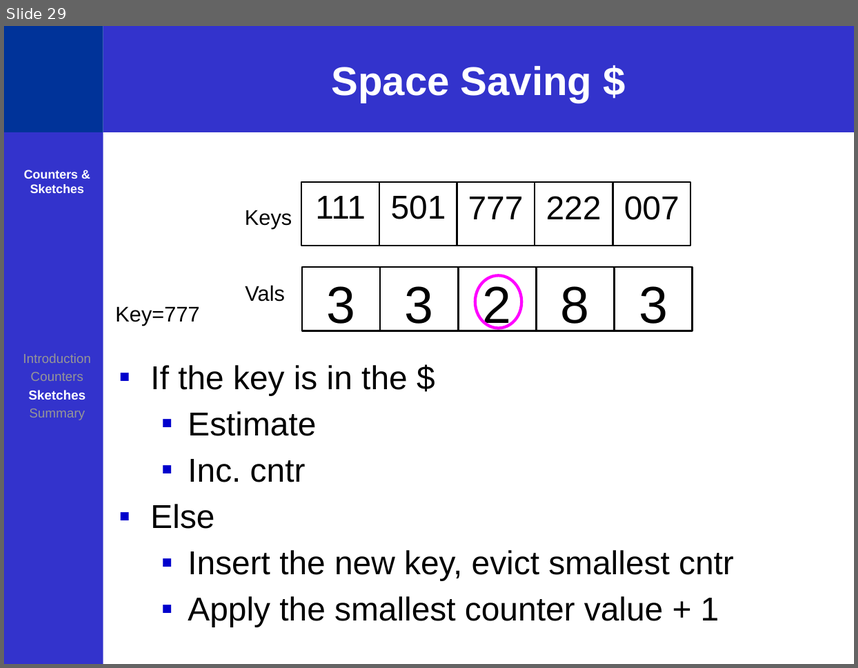
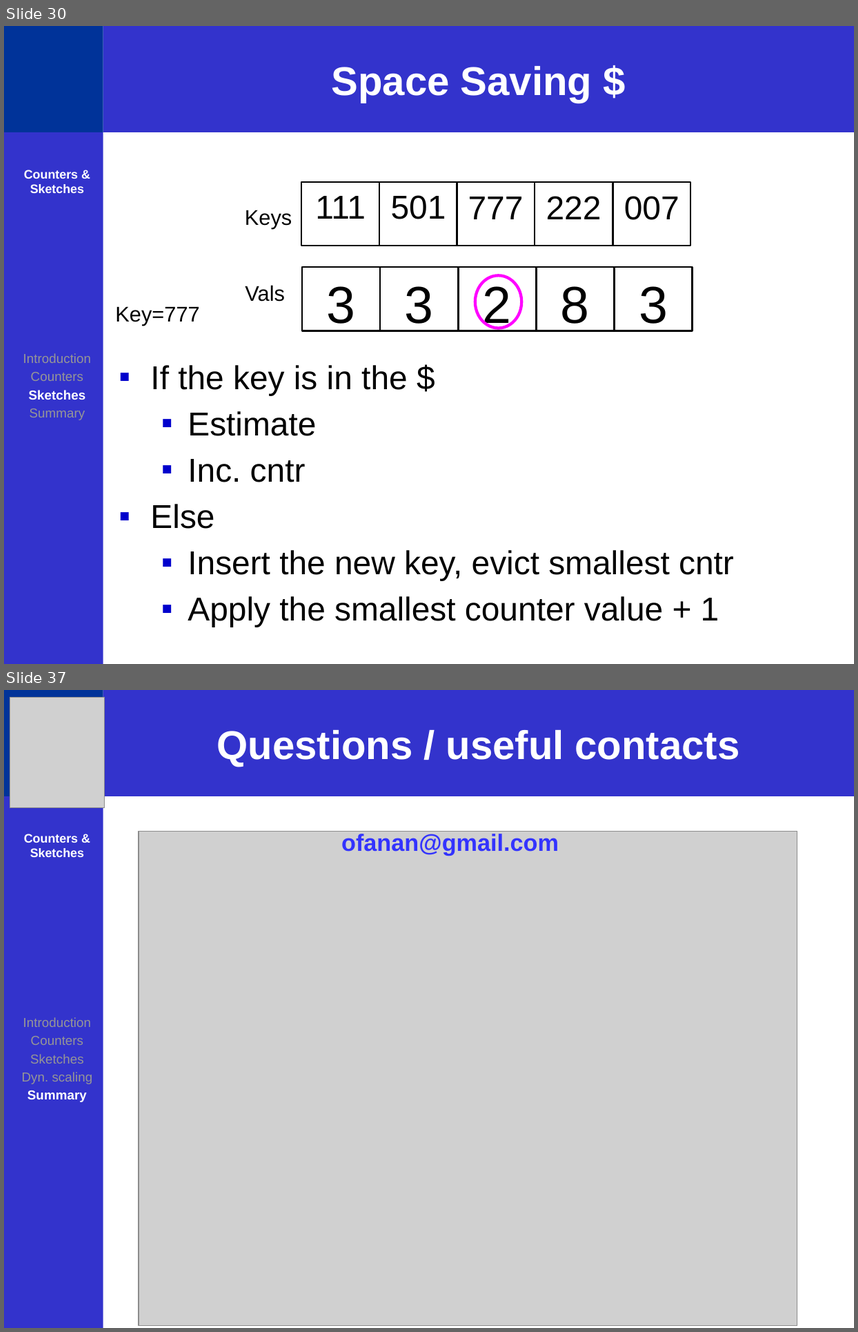
Before and after one commit to ofanan/Sketches, a slide deck: Cntrs seminar NextSilicon.pptx. Shown one above the other, each under a label of ours: slide 29 before the commit, slides 30 and 37 after it; the slides between them are not shown. The pictures are 858x668 and 858x1332 pixels, drawn with LibreOffice and Linux fonts; fonts in the diff are those of the drawing; grey boxes stand for pictures. Boxes give left, top, right and bottom in pixels: in the first picture for what was removed or moved away, otherwise in the second. Text is boxed around its words. In the diff, an @@ line names an element or a change of style, - is before the commit and + after.

```diff
--- a/Cntrs seminar NextSilicon.pptx
+++ b/Cntrs seminar NextSilicon.pptx
@@ slide 37 added at (4,690,854,1328), background #FFFFFF; not listed: 1 template element that a slide beside it also shows @@
@@ rectangle added at (4,690,103,796), fill #003399 @@
@@ picture added at (10,697,104,807) @@
@@ title added at (103,690,854,796), fill #3333CC, 34 pt, text #FFFFFF, bold @@
+Questions / useful contacts
@@ text added at (24,834,84,857), 10.5 pt, text #FFFFFF, bold @@
+Counters & Sketches
@@ picture added at (139,831,797,1325) @@
@@ text added at (341,834,559,855), 20 pt, text #3333FF, bold @@
+  ofanan@gmail.com
@@ text added at (22,1017,93,1102), 11 pt, text #969696 @@
+Introduction
+Counters
+Sketches
+Dyn. scaling
+Summary
@@ what was slide 29 is now slide 30 @@
```
Also in this commit, not shown: 30 slides changed, 5 other slides added, 3 other files.
